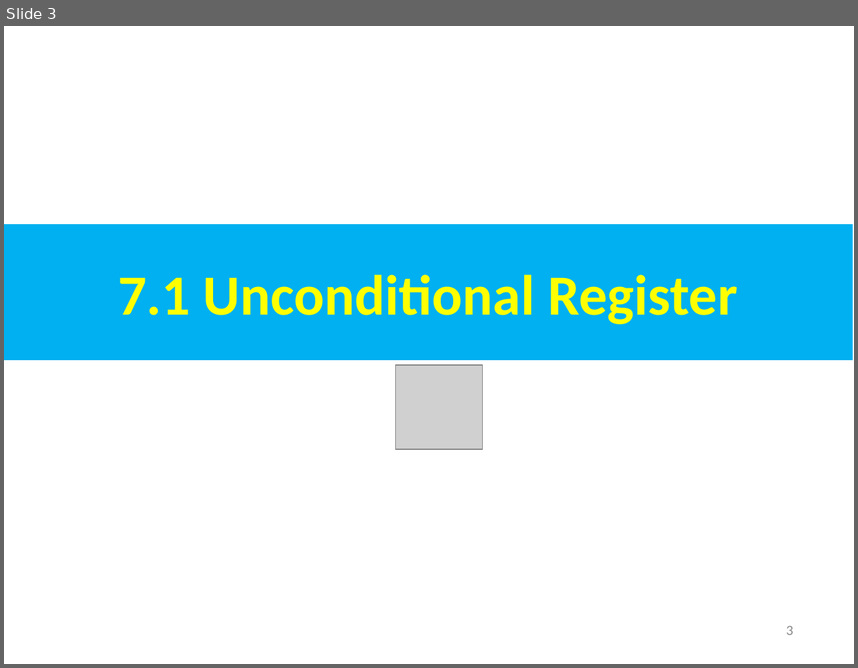
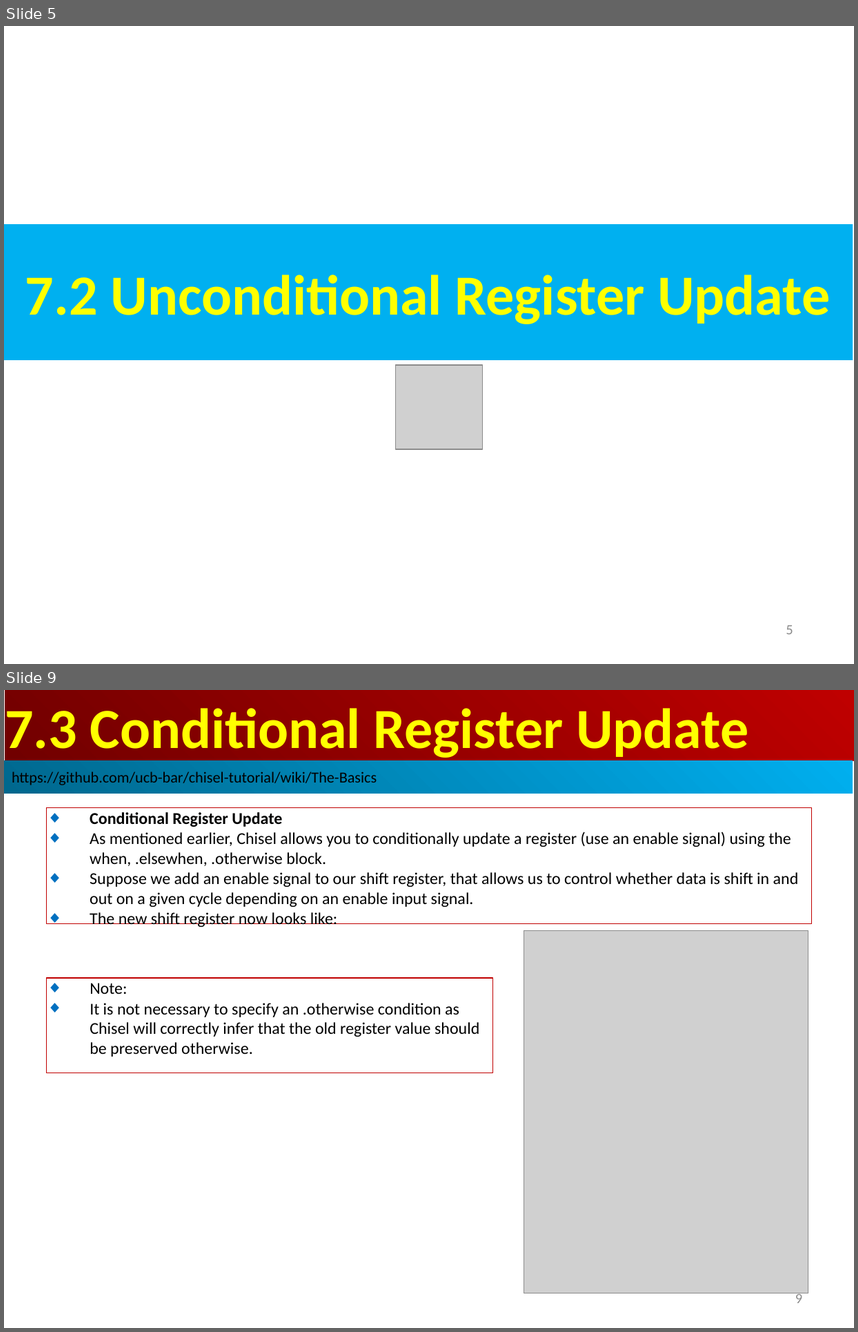
Before and after one commit to peterhchen/AIU_CS800_Chisel, a slide deck: 700_Dev_Guide/007_Register/000_Video/007_Register.ppt. Shown one above the other, each under a label of ours: slide 3 before the commit, slides 5 and 9 after it; the slides between them are not shown. The pictures are 858x668 and 858x1332 pixels, drawn with LibreOffice and Linux fonts; fonts in the diff are those of the drawing; grey boxes stand for pictures. Boxes give left, top, right and bottom in pixels: in the first picture for what was removed or moved away, otherwise in the second. Text is boxed around its words. In the diff, an @@ line names an element or a change of style, - is before the commit and + after.

```diff
--- a/700_Dev_Guide/007_Register/000_Video/007_Register.ppt
+++ b/700_Dev_Guide/007_Register/000_Video/007_Register.ppt
@@ slide 9 added at (x1=4, y1=690, x2=854, y2=1328), background #FFFFFF @@
@@ rectangle added at (x1=5, y1=690, x2=854, y2=760), fill gradient #BF0000 to #710000, 48 pt, text #FFFF00, bold @@
+7.3 Conditional Register Update
@@ rectangle added at (x1=4, y1=760, x2=853, y2=793), fill gradient #00AFEF to #00688E, 13 pt, text #000000 @@
+https://github.com/ucb-bar/chisel-tutorial/wiki/The-Basics
@@ rectangle added at (x1=47, y1=807, x2=811, y2=924), outline #C00000 0.74 pt, 14 pt, text #000000 @@
+◆ Conditional Register Update
+◆ As mentioned earlier, Chisel allows you to conditionally update a register (use an enable signal) using the when, .elsewhen, .otherwise block.
+◆ Suppose we add an enable signal to our shift register, that allows us to control whether data is shift in and out on a given cycle depending on an enable input signal.
+◆ The new shift register now looks like:
@@ picture added at (x1=524, y1=931, x2=808, y2=1292) @@
@@ rectangle added at (x1=47, y1=977, x2=493, y2=1072), outline #C00000 0.74 pt, 14 pt, text #000000 @@
+◆ Note:
+◆ It is not necessary to specify an .otherwise condition as Chisel will correctly infer that the old register value should be preserved otherwise.
@@ page number added at (x1=795, y1=1291, x2=802, y2=1303), 12 pt, text #8B8B8B @@
+9
@@ what was slide 3 is now slide 5 @@
@@ slide 5 changed as well @@
@@ text in rectangle at (x1=25, y1=274, x2=830, y2=324): text changed @@
-7.1 Unconditional Register
+7.2 Unconditional Register Update
@@ page number at (x1=786, y1=625, x2=793, y2=634): text changed @@
-3
+5
```
Also in this commit, not shown: 1 other slide changed, 12 other slides added.
